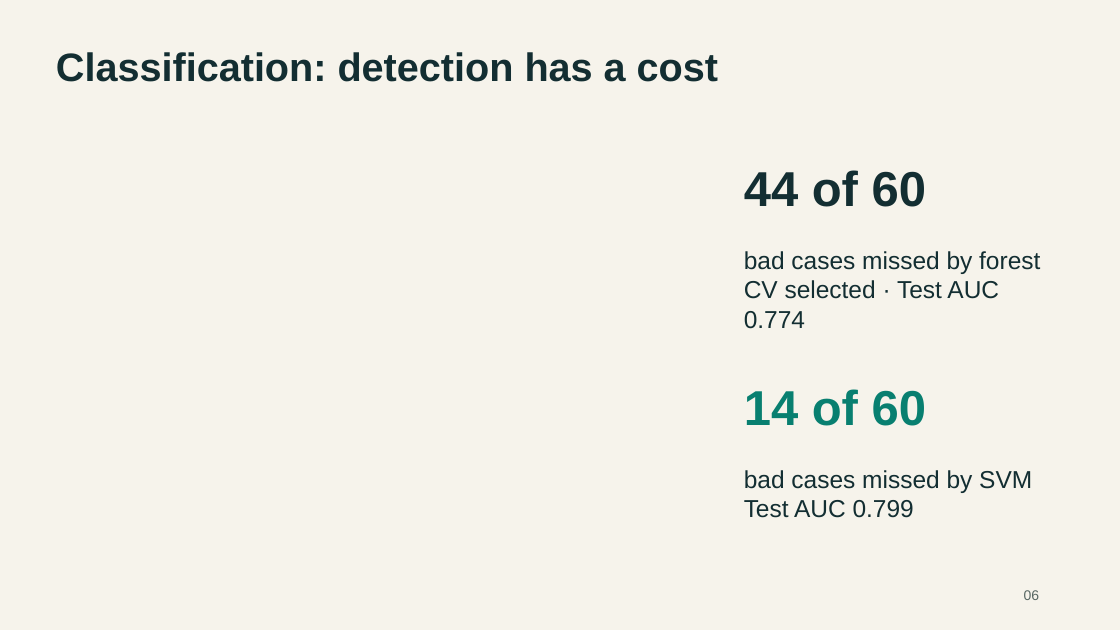
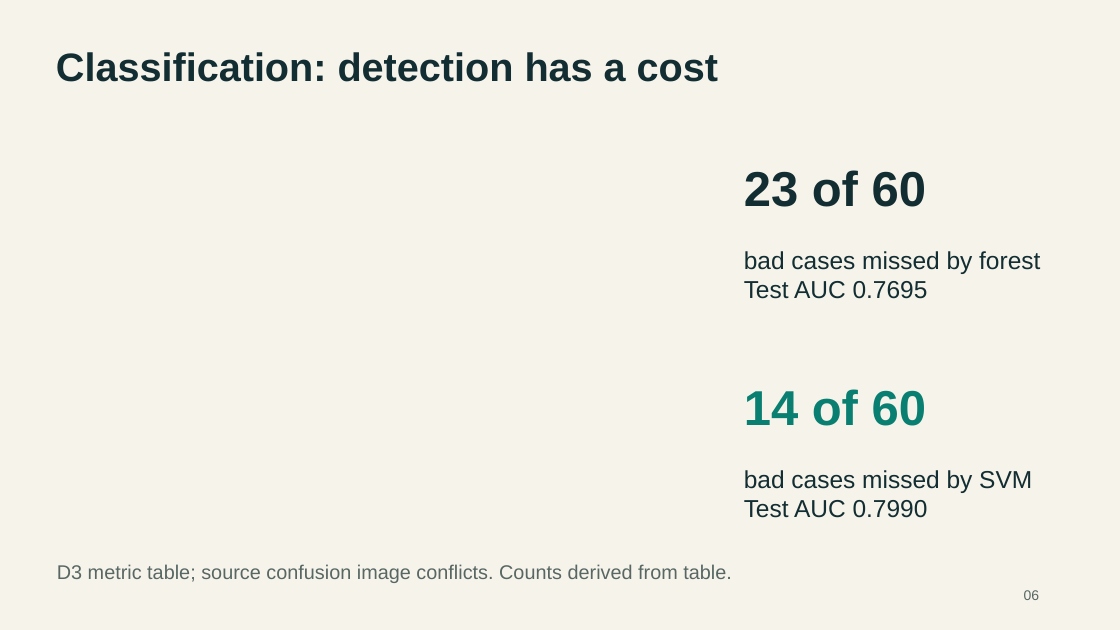
Before and after one commit to lebm646/MSCS_634_Deliverable_4, a slide deck: slide 6 of MSCS_634_Presentation.pptx. Drawn at 1120x630 pixels with LibreOffice and Linux fonts; fonts in the diff are those of the drawing. Boxes give left, top, right and bottom in pixels: in the first picture for what was removed or moved away, otherwise in the second. Text is boxed around its words. In the diff, an @@ line names an element or a change of style, - is before the commit and + after.

Commit message:
Align final submission with original notebook results and disclose source conflicts

```diff
--- a/MSCS_634_Presentation.pptx
+++ b/MSCS_634_Presentation.pptx
@@ text at <box>744,170,926,207</box>: text changed @@
-44 of 60
+23 of 60
@@ text at <box>744,281,928,299</box>: text changed @@
-CV selected · Test AUC 0.774
+Test AUC 0.7695
@@ text at <box>744,500,928,518</box>: text changed @@
-Test AUC 0.799
+Test AUC 0.7990
@@ text added at <box>57,564,732,583</box>, 17 pt, text #586763 @@
+D3 metric table; source confusion image conflicts. Counts derived from table.
```
Also in this commit, not shown: 5 other slides changed, 1 slide added, 1 slide removed, 23 other files.
